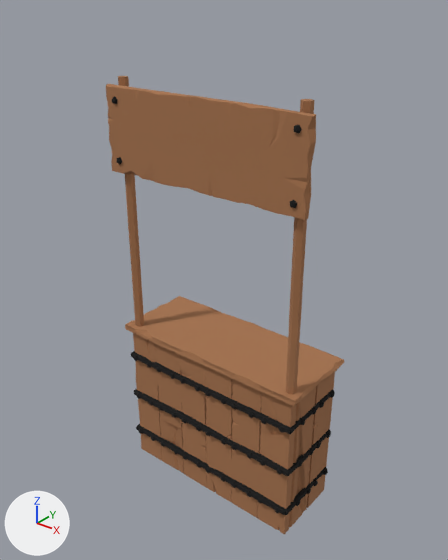
The glTF model blender/stand.glb as it was, and as the next commit left it.
Camera for both pictures: a 50 mm lens placed at (20.1, -23.7, 25.2), pointed at (-0.3, 1.9, 9.4). The lights are fixed; the arrows at lower left show +X, +Y and +Z. The older version comes first. Vertices at exactly the same position are counted once.
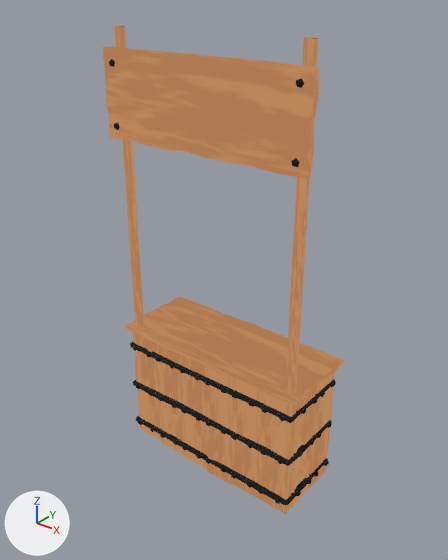
Changed parts and their boxes (x1, y1, x2, y2) in the pictures (448 x 560 px; the box of a moved part takes in the faces that stretch with it):
'Cube.023', surface changed, reshaped, moved, rescaled, turned (brown to orange)
    before: (106, 76, 344, 534)
    after: (103, 26, 344, 514)
part 1 of me_cube_025, moved or reshaped
    both: (125, 296, 344, 406)
part 2 of me_cube_025, moved or reshaped
    before: (133, 333, 162, 461)
    after: (133, 333, 161, 440)
part 3 of me_cube_025, moved or reshaped
    before: (156, 344, 184, 474)
    after: (156, 344, 183, 455)
part 4 of me_cube_025, moved or reshaped
    before: (180, 355, 207, 488)
    after: (179, 354, 206, 469)
part 5 of me_cube_025, moved or reshaped
    before: (205, 366, 233, 502)
    after: (205, 366, 233, 485)
part 6 of me_cube_025, moved or reshaped
    before: (257, 392, 297, 534)
    after: (258, 392, 297, 514)
part 7 of me_cube_025, moved or reshaped
    before: (231, 379, 262, 518)
    after: (231, 378, 262, 498)
part 8 of me_cube_025, moved or reshaped
    before: (289, 387, 316, 527)
    after: (290, 387, 316, 508)
part 9 of me_cube_025, moved or reshaped
    before: (307, 373, 335, 508)
    after: (308, 372, 335, 488)
part 10 of me_cube_025, moved or reshaped
    before: (106, 84, 316, 220)
    after: (103, 46, 319, 179)
part 11 of me_cube_025, moved or reshaped
    before: (131, 352, 291, 434)
    after: (130, 343, 292, 423)
part 12 of me_cube_025, moved or reshaped
    before: (288, 389, 335, 434)
    after: (288, 379, 336, 423)
part 13 of me_cube_025, moved or reshaped
    before: (134, 390, 289, 476)
    after: (133, 381, 290, 466)
part 14 of me_cube_025, moved or reshaped
    before: (288, 430, 331, 476)
    after: (288, 420, 332, 466)
part 15 of me_cube_025, deleted
    before: (112, 76, 328, 515)
part 16 of me_cube_025, added
    after: (109, 26, 336, 505)

The change, as a list of edits to the scene's bpy script:
```text
Change mat_plank1:
    remove # nodes: BsdfPrincipled, OutputMaterial
    remove # colours: brown #a6734e
    nodes: BsdfTransparent, Emission, LightPath, MixShader, OutputMaterial, TexImage
    uses the picture img_standtexture
Change me_cube_025:
    used by ob_cube_023; location = (0.0, -0.46, 15.71); rotation_euler = (1.571, 0.0, 0.0), in degrees (90, 0, 0); scale = (6.5, 2.37, 0.198)
    remove me_cube_025.from_pydata(...)  # 2885 vertices, 5422 faces; spans x -1.0..1.0, y -8.8..2.0, z -25.9..1.8
    add me_cube_025.from_pydata(...)  # 2885 vertices, 5422 faces; spans x -1.0..1.0, y -1.1..1.0, z -43.6..90.6
    me_cube_025 part 1: the loose piece of 354 vertices spanning x -1.0..1.0, y -4.6..-4.4, z -25.9..0.8 is multiplied about its middle by the matrix ((1.0, 0.0, 0.0), (0.0, 0.0, -0.076), (0.0, 9.894, 0.0)), then moved by (0.0, 4.5, 12.6)
    me_cube_025 part 2: the loose piece of 43 vertices spanning x -0.9..-0.6, y -8.8..-4.5, z -3.9..-0.2 is multiplied about its middle by the matrix ((1.0, 0.0, 0.0), (0.0, 0.0, -0.076), (0.0, 9.894, 0.0)), then moved by (0.0, 5.9, -19.0)
    me_cube_025 part 3: the loose piece of 42 vertices spanning x -0.6..-0.3, y -8.8..-4.5, z -4.0..-0.8 is multiplied about its middle by the matrix ((1.0, 0.0, 0.0), (0.0, 0.0, -0.076), (0.0, 9.894, 0.0)), then moved by (0.0, 5.9, -19.6)
    me_cube_025 part 4: the loose piece of 46 vertices spanning x -0.3..0.0, y -8.8..-4.5, z -4.0..-0.8 is multiplied about its middle by the matrix ((1.0, 0.0, 0.0), (0.0, 0.0, -0.076), (0.0, 9.894, 0.0)), then moved by (0.0, 5.9, -19.6)
    me_cube_025 part 5: the loose piece of 42 vertices spanning x 0.0..0.3, y -8.8..-4.5, z -4.0..-0.2 is multiplied about its middle by the matrix ((1.0, 0.0, 0.0), (0.0, 0.0, -0.076), (0.0, 9.894, 0.0)), then moved by (0.0, 5.9, -20.6)
    me_cube_025 part 6: the loose piece of 49 vertices spanning x 0.6..0.9, y -8.8..-4.5, z -3.8..-0.6 is multiplied about its middle by the matrix ((1.0, 0.0, 0.0), (0.0, 0.0, -0.076), (0.0, 9.894, 0.0)), then moved by (0.0, 5.9, -19.5)
    me_cube_025 part 7: the loose piece of 44 vertices spanning x 0.3..0.6, y -8.8..-4.5, z -3.8..-0.8 is multiplied about its middle by the matrix ((1.0, 0.0, 0.0), (0.0, 0.0, -0.076), (0.0, 9.894, 0.0)), then moved by (0.0, 5.9, -19.5)
    me_cube_025 part 8: the loose piece of 41 vertices spanning x 0.8..0.9, y -8.8..-4.5, z -14.1..-4.0 is multiplied about its middle by the matrix ((1.0, 0.0, 0.0), (0.0, 0.0, -0.076), (0.0, 9.894, 0.0)), then moved by (0.0, 6.4, -13.0)
    me_cube_025 part 9: the loose piece of 38 vertices spanning x 0.8..0.9, y -8.8..-4.5, z -24.4..-14.3 is multiplied about its middle by the matrix ((1.0, 0.0, 0.0), (0.0, 0.0, -0.076), (0.0, 9.894, 0.0)), then moved by (0.0, 7.2, -2.4)
    me_cube_025 part 10: the loose piece of 414 vertices spanning x -1.0..1.0, y -0.2..1.9, z -1.0..1.0 is multiplied about its middle by the matrix ((1.0, 0.0, 0.0), (0.0, 0.0, -0.076), (0.0, 11.969, 0.0)), then moved by (0.0, -1.8, 73.5)
    me_cube_025 part 11: the loose piece of 42 vertices spanning x -0.9..0.9, y -5.5..-5.3, z -1.7..0.6 is multiplied about its middle by the matrix ((1.0, 0.0, 0.0), (0.0, 0.0, -0.076), (0.0, 9.894, 0.0)), then moved by (0.0, 4.5, -6.3)
    me_cube_025 part 12: the loose piece of 30 vertices spanning x 0.9..1.0, y -5.5..-5.3, z -23.8..-0.3 is multiplied about its middle by the matrix ((1.0, 0.0, 0.0), (0.0, 0.0, -0.076), (0.0, 9.894, 0.0)), then moved by (0.0, 5.3, 5.3)
    me_cube_025 part 13: the loose piece of 42 vertices spanning x -0.9..0.9, y -6.8..-6.5, z -1.7..0.6 is multiplied about its middle by the matrix ((1.0, 0.0, 0.0), (0.0, 0.0, -0.076), (0.0, 9.894, 0.0)), then moved by (0.0, 5.7, -21.3)
    me_cube_025 part 14: the loose piece of 30 vertices spanning x 0.9..1.0, y -6.7..-6.6, z -23.8..-0.3 is multiplied about its middle by the matrix ((1.0, 0.0, 0.0), (0.0, 0.0, -0.076), (0.0, 9.894, 0.0)), then moved by (0.0, 6.6, -10.0)
    me_cube_025 part 15: 64 loose pieces with 1390 vertices, spanning x -1.0..1.0, y -8.0..2.0, z -23.8..1.8, are deleted
    me_cube_025 part 16: 1390 vertices added at x -1.0..1.0, y -1.1..0.9, z -38.3..90.6
    other edits to the shape of me_cube_025 do not show in these pictures
Change ob_cube_023:
    ob_cube_023.rotation_euler: (1.571, 0.0, 0.0) -> (0.0, 0.0, 0.0)  # degrees (90, 0, 0) -> degrees (0, 0, 0)
    ob_cube_023.location: (0.0, -0.46, 15.71) -> (0.0, 2.0, 5.1)
    ob_cube_023.scale: (6.5, 2.37, 0.198) -> (6.5, 2.6, 0.198)
```
